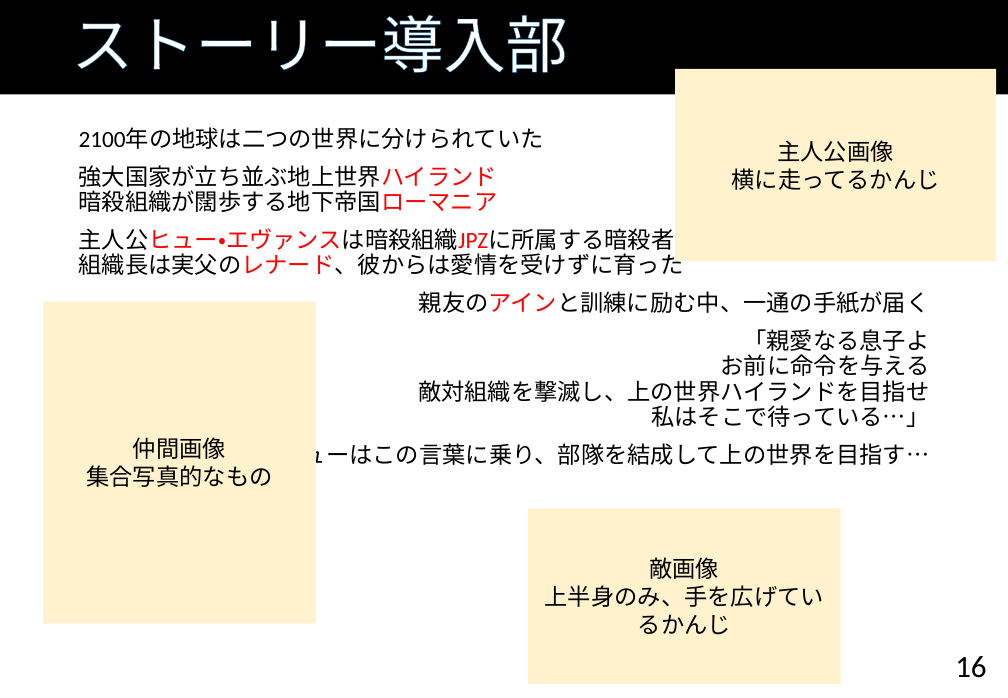
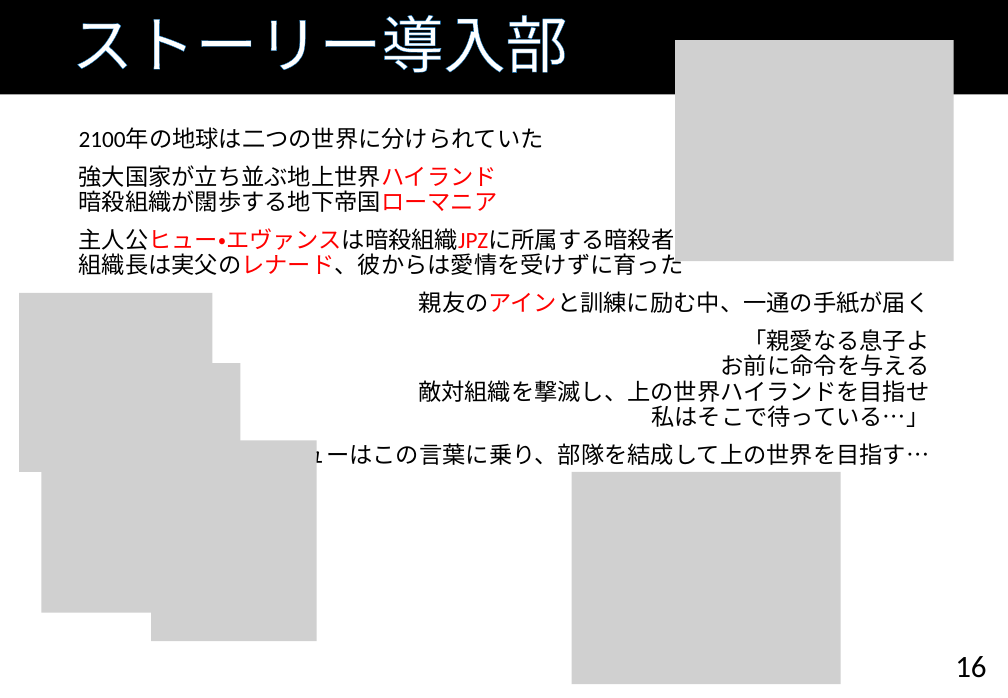
Before and after one commit to TaigaMizunuma/FreewheelExciter, a slide deck: slide 16 of Godlibrary/powerpoint/FE_proposal_ver0.5.pptx. Drawn at 1008x698 pixels with LibreOffice and Linux fonts; fonts in the diff are those of the drawing; grey boxes stand for pictures; background and template pictures are left out. Boxes give left, top, right and bottom in pixels: in the first picture for what was removed or moved away, otherwise in the second. Text is boxed around its words. In the diff, an @@ line names an element or a change of style, - is before the commit and + after.

```diff
--- a/Godlibrary/powerpoint/FE_proposal_ver0.5.pptx
+++ b/Godlibrary/powerpoint/FE_proposal_ver0.5.pptx
@@ picture added at [676,40,954,261] @@
@@ rectangle removed at [676,69,997,262] @@
-主人公画像
-横に走ってるかんじ
@@ picture added at [20,293,213,472] @@
@@ rectangle removed at [43,302,316,624] @@
-仲間画像
-集合写真的なもの
@@ picture added at [127,363,241,542] @@
@@ picture added at [151,440,316,641] @@
@@ picture added at [42,469,155,613] @@
@@ picture added at [571,472,840,684] @@
@@ rectangle removed at [528,508,840,684] @@
-敵画像
-上半身のみ、手を広げているかんじ
```
Also in this commit, not shown: 14 other slides changed, 1 slide added, 5 other files.
